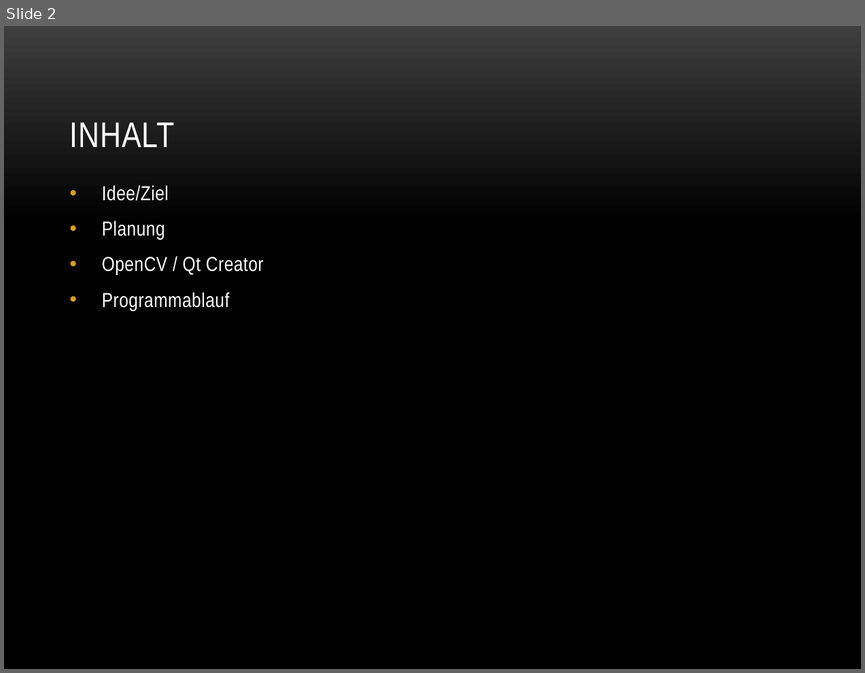
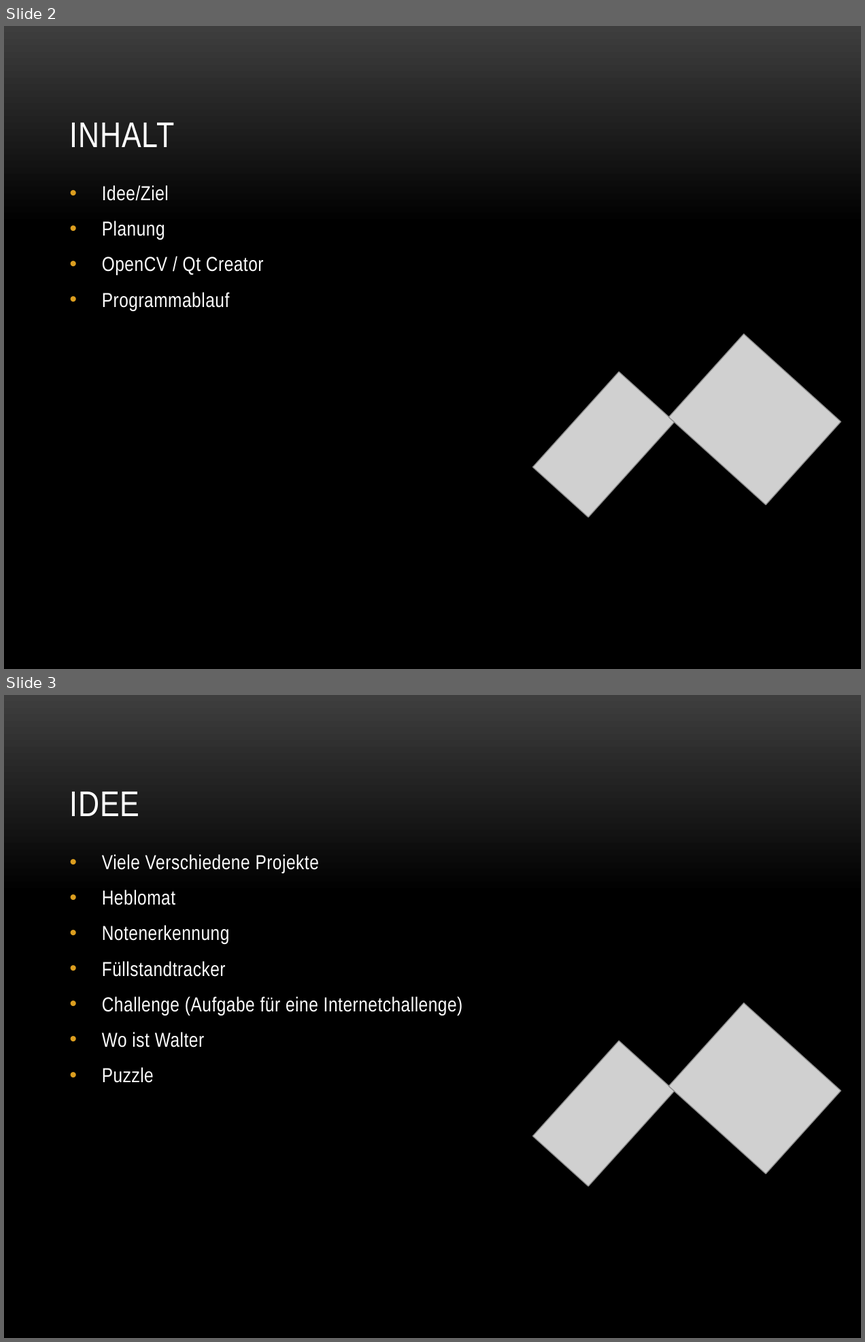
Before and after one commit to baertschi/Puzzle, a slide deck: Doku/Puzzle.pptx. Shown one above the other, each under a label of ours: slide 2 before the commit, slides 2 and 3 after it. The pictures are 865x673 and 865x1342 pixels, drawn with LibreOffice and Linux fonts; fonts in the diff are those of the drawing; grey boxes stand for pictures; background and template pictures are left out. Boxes give left, top, right and bottom in pixels: in the first picture for what was removed or moved away, otherwise in the second. Text is boxed around its words. In the diff, an @@ line names an element or a change of style, - is before the commit and + after.

```diff
--- a/Doku/Puzzle.pptx
+++ b/Doku/Puzzle.pptx
@@ slide 3 added at bbox=[4, 695, 861, 1338], background picture (left out) @@
@@ title added at bbox=[70, 792, 140, 816], 30 pt, text #FFFFFF @@
+IDEE
@@ text added at bbox=[102, 854, 463, 1083], 17 pt, text #FFFFFF @@
+• Viele Verschiedene Projekte
+• Heblomat
+• Notenerkennung
+• Füllstandtracker
+• Challenge (Aufgabe für eine Internetchallenge)
+• Wo ist Walter
+• Puzzle
@@ picture added at bbox=[669, 1003, 841, 1174] @@
@@ picture added at bbox=[532, 1040, 674, 1186] @@
@@ slide 2 changed as well @@
@@ picture added at bbox=[669, 334, 841, 505] @@
@@ picture added at bbox=[532, 371, 674, 517] @@
```
Also in this commit, not shown: 7 other slides changed, 10 other slides added, 5 slides removed.
